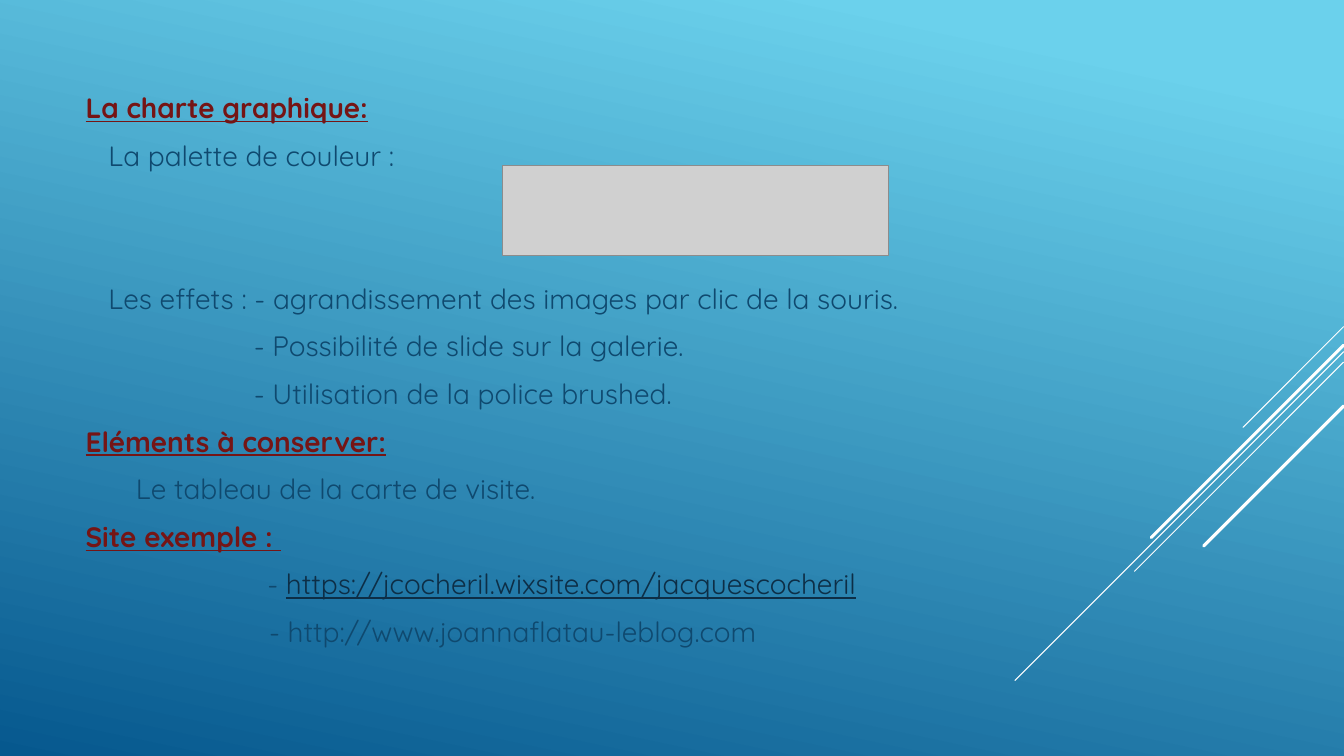
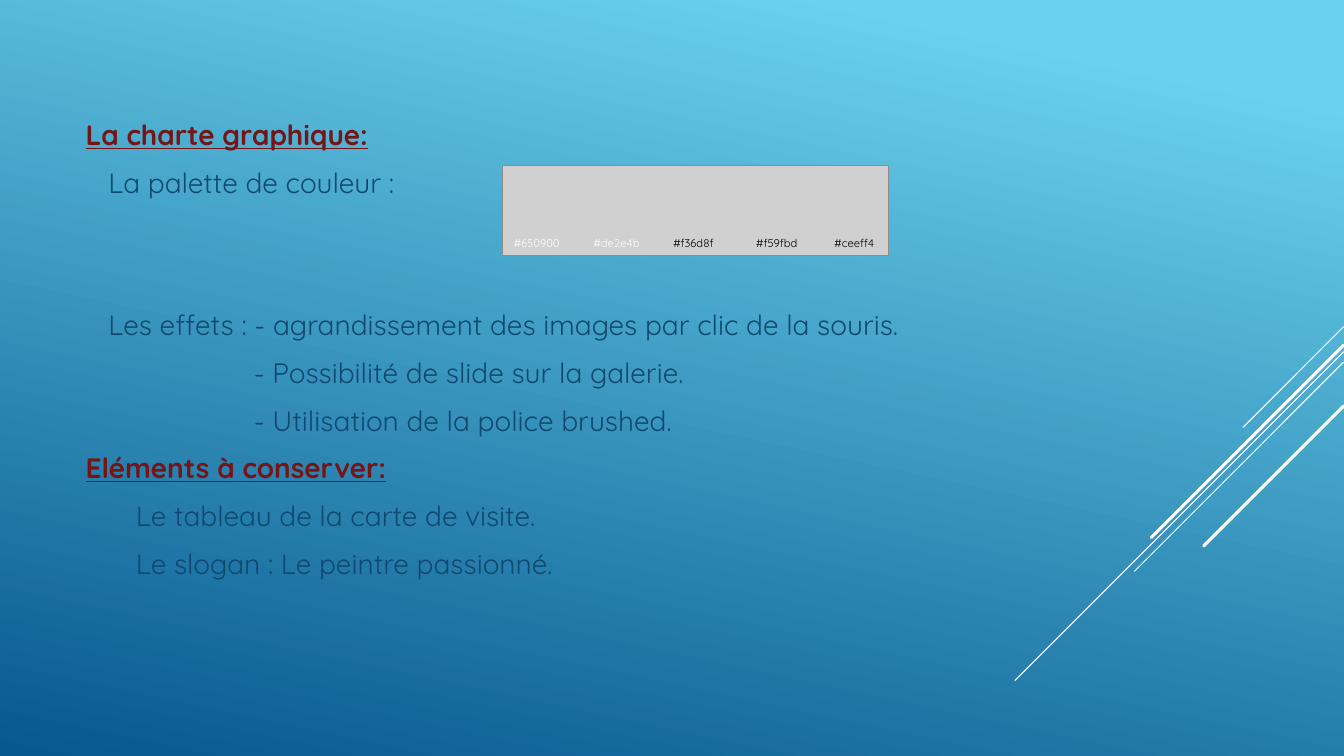
Before and after one commit to GillesP-dev/FilRouge, a slide deck: slide 5 of CDC/L_artiste.pptx. Drawn at 1344x756 pixels with LibreOffice and Linux fonts; fonts in the diff are those of the drawing; grey boxes stand for pictures. Boxes give left, top, right and bottom in pixels: in the first picture for what was removed or moved away, otherwise in the second. Text is boxed around its words. In the diff, an @@ line names an element or a change of style, - is before the commit and + after.

```diff
--- a/CDC/L_artiste.pptx
+++ b/CDC/L_artiste.pptx
@@ text added at bbox=[673, 239, 713, 247], 8 pt, text #000000 @@
+#f36d8f
@@ text added at bbox=[756, 239, 797, 247], 8 pt, text #000000 @@
+#f59fbd
@@ text added at bbox=[834, 239, 874, 247], 8 pt, text #000000 @@
+#ceeff4
@@ text added at bbox=[514, 244, 560, 245], 8 pt, text #FFFFFF @@
+#650900
@@ text added at bbox=[594, 244, 640, 247], 8 pt, text #FFFFFF @@
+#de2e4b
@@ text at bbox=[136, 554, 553, 579]: text changed; text colour #0D2E46 to #0F496F @@
-Site exemple :
-- https://jcocheril.wixsite.com/jacquescocheril
-- http://www.joannaflatau-leblog.com
+Le slogan : Le peintre passionné.
```
Also in this commit, not shown: 2 other slides changed, 5 slides added.
